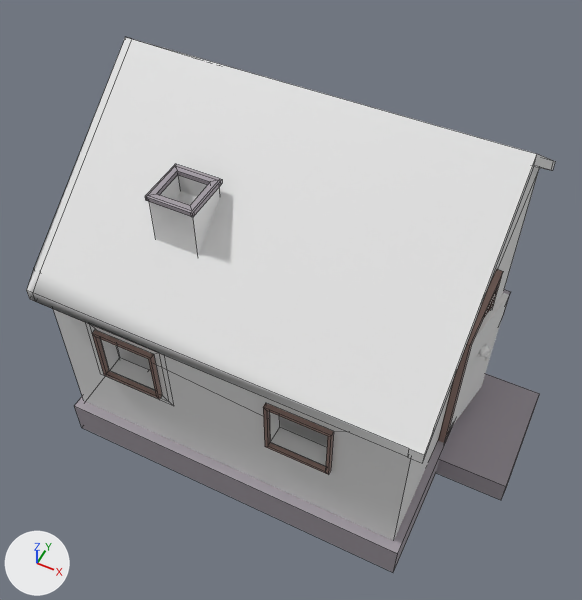
One commit to the FBX model Assets/Models/House.fbx: the scene before it, then after it.
Camera for both pictures: a 50 mm lens placed at (2.69, -5.98, 8.29), pointed at (-0.02, -0.55, 1.51). Arrows for +X, +Y and +Z are at lower left; the lights stay in place. Mesh edges are drawn as thin lines on the coarser meshes. Where no turn or scale is listed for an object, it has been applied to the vertices. Vertices at the same position are counted once.
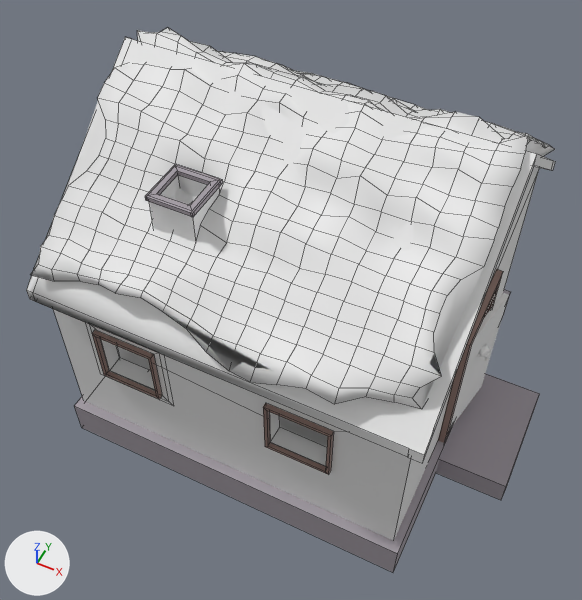
Commit message: House with snow

Location of each change, (x1, y1, x2, y2) in pixels of the pictures (582 x 600 px):
'Cube', reshaped
    before: (27, 37, 555, 572)
    after: (27, 28, 555, 572)
part 1 of me_cube_003, added
    after: (30, 28, 555, 409)

Edits to the bpy script that builds the scene:
```text
Add mat_snow:
    mat_snow = principled_material('Snow')
    mat_snow.base_color = (0.8, 0.8, 0.8)  # white #e7e7e7
    mat_snow.roughness = 0.553
Change me_cube_003:
    used by ob_cube; location = (-0.09, 0.01, 2.06)
    remove me_cube_003.from_pydata(...)  # 286 vertices, 205 faces; spans x -2.12..2.94, y -2.22..2.27, z -2.47..1.83
    add me_cube_003.from_pydata(...)  # 854 vertices, 725 faces; spans x -2.12..2.94, y -2.34..2.27, z -2.47..1.94
    me_cube_003 part 1: a new loose piece of 568 vertices spanning x -2.04..2.13, y -2.34..2.27, z 0.18..1.94, in mat_snow (white #e7e7e7)
    add me_cube_003.materials.append(mat_snow)  # white #e7e7e7
```
